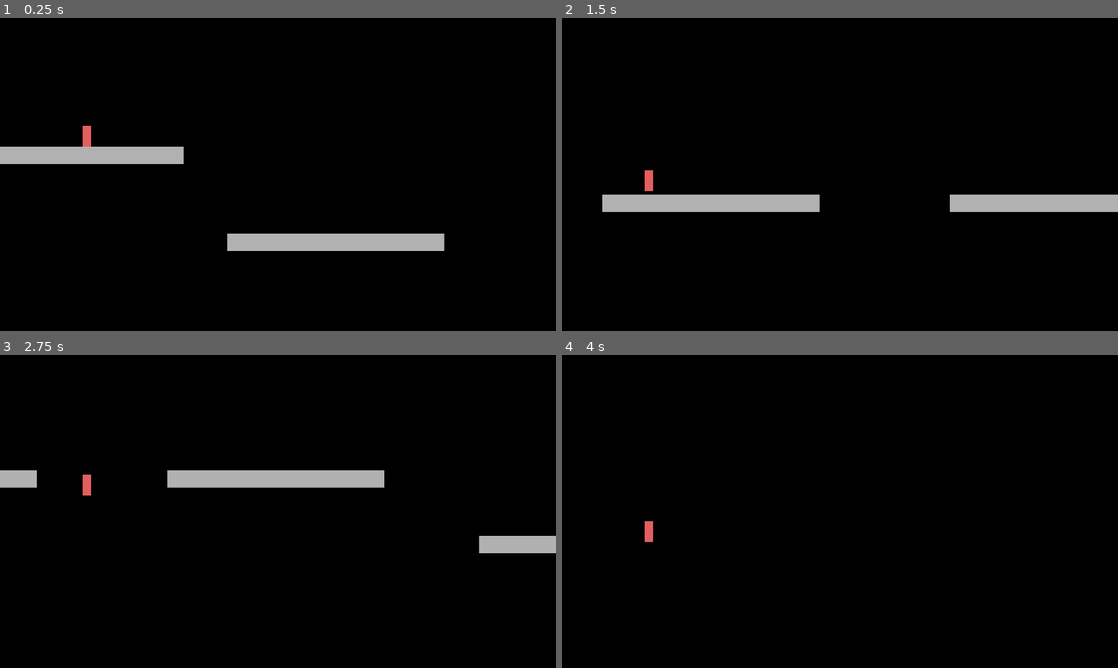
Above: before the commit, frames 1-4 (two rows, left to right).
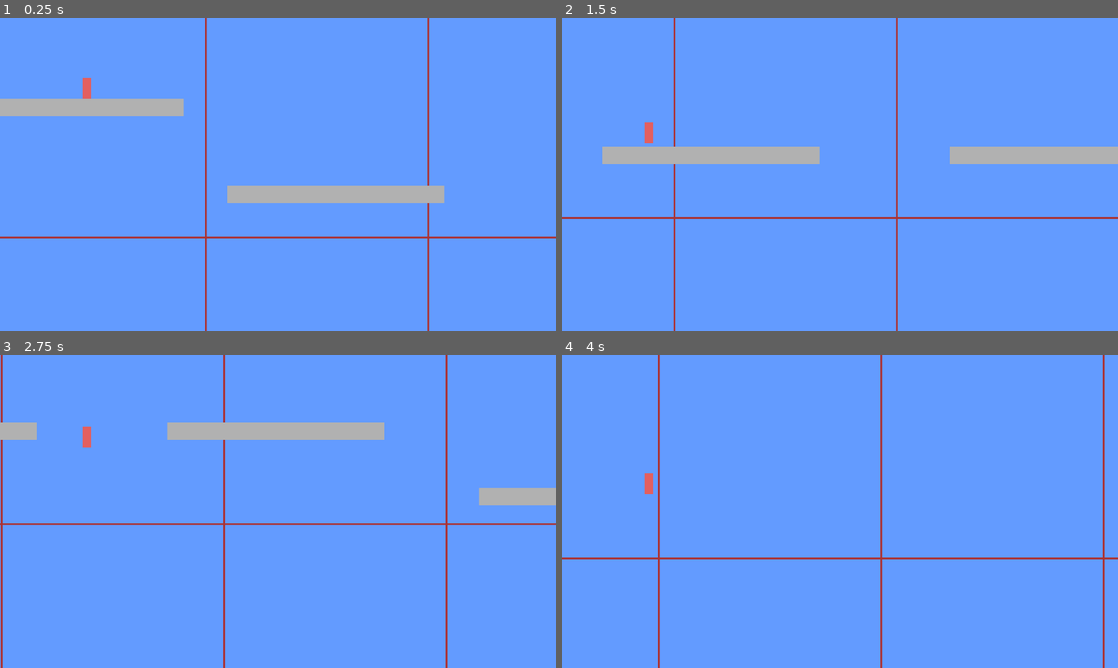
Above: after the commit, the same moments.

Repository: defiant00/math_run
Game: Godot game, scene res://scenes/main.tscn
The game is run twice, just before and just after one commit, with the same random seed, the same clock (stepped at 60 frames per second) and the same inputs.
Inputs:
- Up to frame 1 (0.25 s): no input
- Up to frame 2 (1.5 s): tap Space (jump) at 0.77 s
- Up to frame 3 (2.75 s): tap Space (jump) at 1.52 s
- Up to frame 4 (4 s): tap Space (jump) at 3.02, 3.77 s

The runs differ from the first frame. In frame 1, 100% of the frame differs, in the area x 0-100%, y 0-100%; in frame 2, 100%; in frame 3, 100%; in frame 4, 100%.

Commit message:
repeating parallax background

Diff:
--- a/scenes/main.tscn
+++ b/scenes/main.tscn
@@ -1,7 +1,8 @@
-[gd_scene load_steps=3 format=2]
+[gd_scene load_steps=4 format=2]
 
 [ext_resource path="res://scripts/main.gd" type="Script" id=1]
 [ext_resource path="res://scenes/player.tscn" type="PackedScene" id=2]
+[ext_resource path="res://sprites/bg.png" type="Texture" id=3]
 
 [node name="Node2D" type="Node2D"]
 script = ExtResource( 1 )
@@ -10,6 +11,18 @@
 position = Vector2( 200, 150 )
 
 [node name="Camera2D" type="Camera2D" parent="Player"]
-position = Vector2( 440, 100 )
+position = Vector2( 440, 210 )
 current = true
 smoothing_enabled = true
+
+[node name="ParallaxBackground" type="ParallaxBackground" parent="."]
+scroll_base_scale = Vector2( 1, 0.5 )
+
+[node name="ParallaxLayer" type="ParallaxLayer" parent="ParallaxBackground"]
+motion_mirroring = Vector2( 512, 512 )
+
+[node name="bg" type="Sprite" parent="ParallaxBackground/ParallaxLayer"]
+texture = ExtResource( 3 )
+centered = false
+region_enabled = true
+region_rect = Rect2( 0, 0, 4096, 1024 )
--- a/scripts/main.gd
+++ b/scripts/main.gd
@@ -1,9 +1,12 @@
 extends Node2D
 
+const BG_SPEED_MULT = 0.5
 const NUM_PLATFORMS = 1
 var platforms = []
 var nextHeight = 400
 var spawnCounter = 100
+
+onready var bg = $ParallaxBackground/ParallaxLayer/bg
 
 # Called when the node enters the scene tree for the first time.
 func _ready():
@@ -23,9 +26,16 @@
 	nextHeight += (randi() % 500) - 100
 
 func _process(delta):
+	# speed up player
 	Status.playerSpeed += delta * 50
 	Status.playerSpeed = min(Status.playerSpeed, Status.MAX_PLAYER_SPEED)
 
+	# move the bg
+	bg.position.x -= Status.playerSpeed * delta * BG_SPEED_MULT
+	while bg.position.x < -1024:
+		bg.position.x += 1024
+
+	# spawn platforms
 	spawnCounter -= Status.playerSpeed * delta
 	if spawnCounter < 0:
 		var width = add_platform(randi() % NUM_PLATFORMS, 1300 + spawnCounter, nextHeight)
Binary file added: sprites/bg.png
Not shown, added: sprites/bg.png.import
